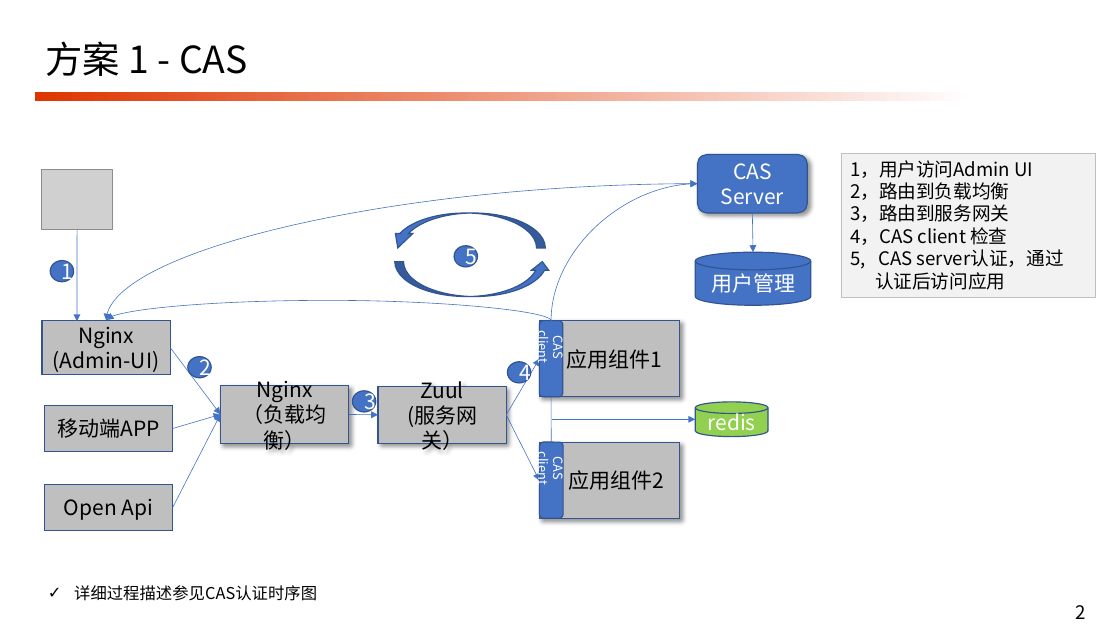
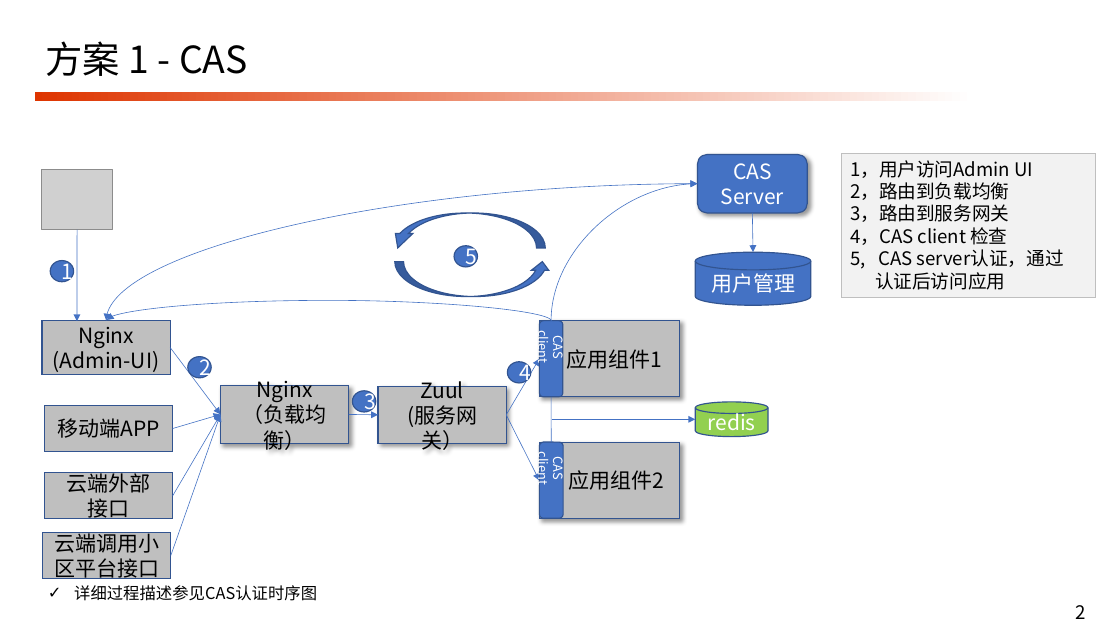
Before and after one commit to gyanlon/test, a slide deck: slide 2 of 认证和鉴权.pptx. Drawn at 1120x630 pixels with LibreOffice and Linux fonts; fonts in the diff are those of the drawing; grey boxes stand for pictures; background and template pictures are left out. Boxes give left, top, right and bottom in pixels: in the first picture for what was removed or moved away, otherwise in the second. Text is boxed around its words. In the diff, an @@ line names an element or a change of style, - is before the commit and + after.

```diff
--- a/认证和鉴权.pptx
+++ b/认证和鉴权.pptx
@@ arrow added from (171, 555) to (220, 414), #4472C4 0.5 pt @@
@@ arrow moved from (173, 507) - (220, 414) to (173, 496) - (220, 414) @@
@@ rectangle "云端外部" moved from (x1=45, y1=485, x2=173, y2=531) to (x1=45, y1=473, x2=173, y2=519) @@
@@ text in rectangle at (x1=67, y1=470, x2=151, y2=521): text changed @@
-Open Api
+云端外部
+接口
@@ rectangle added at (x1=43, y1=533, x2=171, y2=579), fill #BFBFBF, outline #325491 1 pt, 18 pt, text #000000 @@
+云端调用小区平台接口
```
Also in this commit, not shown: 1 other slide changed, 3 slides added, 3 slides removed.
